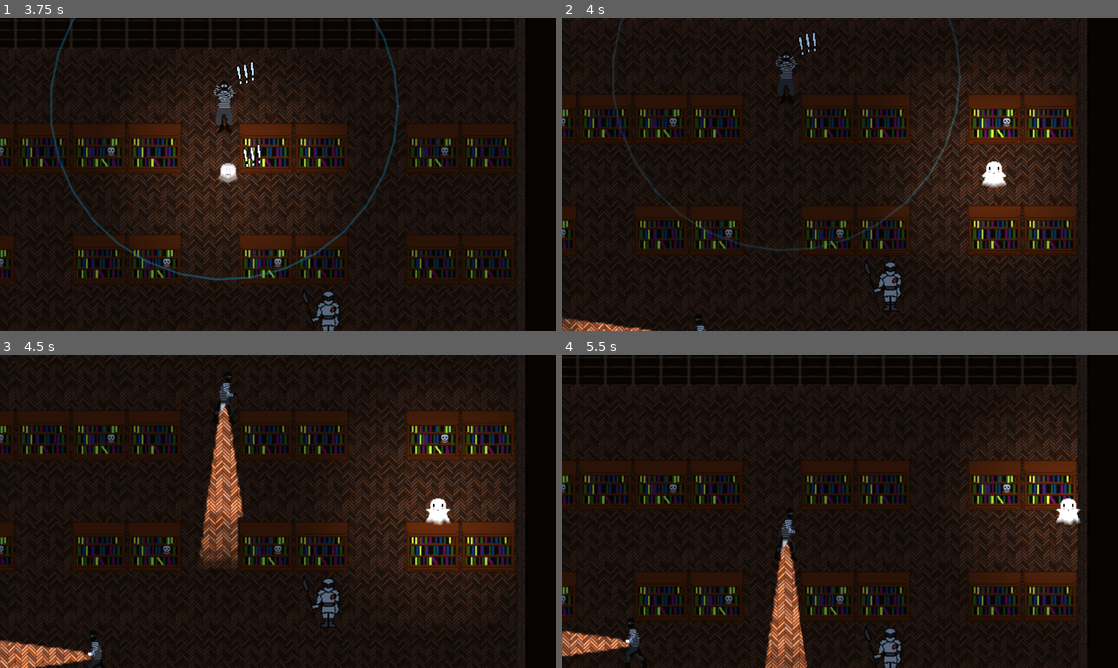
Above: before the commit, frames 1-4 (two rows, left to right).
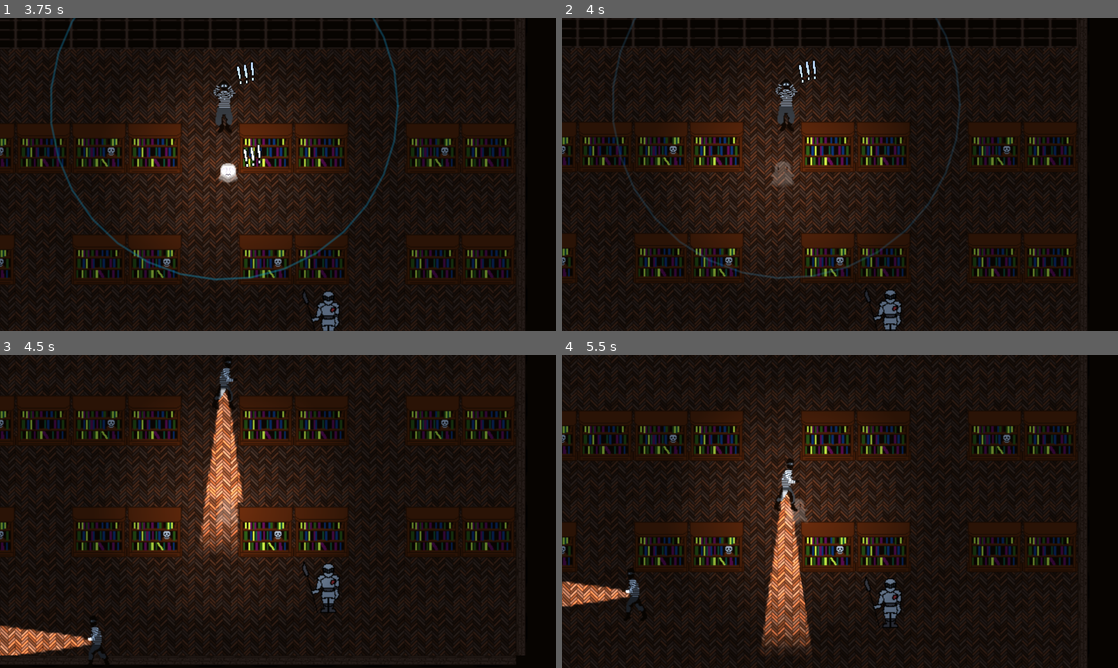
Above: after the commit, the same moments.

Repository: Kurogamu/ghost-story
Game: Godot game, scene res://scenes/game.tscn
The game is run twice, just before and just after one commit, with the same random seed, the same clock (stepped at 60 frames per second) and the same inputs.
Inputs:
- Up to frame 1 (3.75 s): hold Space (interact) 0.53-1.28 s; hold Up (move_up) 0.53-2.03 s; tap Space (interact) at 1.35, 2.85 s; hold Space (interact) 2.03-2.78 s; hold Left (move_left) 2.03-3.53 s; hold Down (move_down) from 3.53 s (still down); hold Space (interact) from 3.53 s (still down)
- Up to frame 2 (4 s): keep holding Down (move_down); keep holding Space (interact)
- Up to frame 3 (4.5 s): release Down (move_down) at 4.28 s; release Space (interact) at 4.28 s; hold Right (move_right) from 4.28 s (still down); tap Space (interact) at 4.35 s
- Up to frame 4 (5.5 s): release Right (move_right) at 5.03 s; hold Up (move_up) from 5.03 s (still down); hold Space (interact) from 5.03 s (still down)

Frame 1 is identical in both runs. In frame 2, 28% of the frame differs, in the area x 0-93%, y 0-100%; in frame 3, 29%, in the area x 0-95%, y 0-100%; in frame 4, 29%.

Commit message:
Make ghost invisible under certain conditions

Diff:
--- a/scenes/ghost_character.tscn
+++ b/scenes/ghost_character.tscn
@@ -167,7 +167,10 @@
 shape = SubResource("CircleShape2D_hq16e")
 
 [node name="ReactionSprite" type="AnimatedSprite2D" parent="."]
-visible = false
 position = Vector2(30, -20)
 scale = Vector2(0.5, 0.5)
 sprite_frames = ExtResource("4_3fdp2")
+
+[node name="InvisibilityTimeout" type="Timer" parent="."]
+wait_time = 2.0
+one_shot = true
--- a/scripts/game.gd
+++ b/scripts/game.gd
@@ -20,7 +20,6 @@
 		node.chaser_exit.connect(_on_interactable_exit)
 		node.light_enter.connect(_on_chaser_light_enter)
 		node.get_node("SoundWave").heard.connect(_on_heard)
-
 
 		%Camera/AnimationPlayer.play("camera_zoom_out")
 
--- a/scripts/ghost_character.gd
+++ b/scripts/ghost_character.gd
@@ -6,19 +6,20 @@
 @export var start_pos: Vector2 = Vector2(0, 0)
 const IS_MAIN = true
 
-enum States {IDLE, MOVING, POSSESSING, SCARED, SPOOKING}
+enum States {IDLE, INVISIBLE, MOVING, POSSESSING, SCARED, SPOOKING}
 var state: States = States.IDLE
 var last_velocity = Vector2(0,0)
 
 func _ready():
 	$CharSprite.play("idle")
 	$CharSprite.animation_finished.connect(_on_end_animation)
+	$InvisibilityTimeout.connect("timeout", _on_invisibility_end)
 	start_pos = self.position
 
 
 func _physics_process(delta: float) -> void:
 	# Get the input direction and handle the movement/deceleration.
-	if state in [States.IDLE, States.MOVING]:
+	if state in [States.IDLE, States.MOVING, States.INVISIBLE]:
 		var direction := Input.get_vector("move_left", "move_right", "move_up", "move_down")
 
 		var some_x = abs(direction.x) > 0.1
@@ -48,13 +49,36 @@
 
 		move_and_slide()
 
+
+func _set_state(next_state: States) -> void:
+	match next_state:
+		States.POSSESSING:
+			$CharSprite.visible = false
+		States.IDLE:
+			$CharSprite.play("idle")
+			$CharSprite.visible = true
+		States.SCARED:
+			$CharSprite.play("scared")
+			$ReactionSprite.visible = true
+			$ReactionSprite.play("spooked")
+		States.SPOOKING:
+			$CharSprite.play("spooking")
+			$ReactionSprite.visible = true
+			$ReactionSprite.play("boo")
+		States.INVISIBLE:
+			$CharSprite.visible = true # Ironic right?
+			$CharSprite.play("idle")
+			self.set_modulate(Color(1.0, 1.0, 1.0, 0.2))
+			$InvisibilityTimeout.start()
+
+	state = next_state
+
+
 func set_possessing(do_possess: bool) -> void:
 	if do_possess:
-		state = States.POSSESSING
-		$CharSprite.visible = false
+		_set_state(States.POSSESSING)
 	else:
-		state = States.IDLE
-		$CharSprite.visible = true
+		_set_state(States.INVISIBLE)
 
 
 func get_possessing() -> bool:
@@ -62,32 +86,28 @@
 
 
 func scare() -> void:
-	if state != States.SCARED:
-		state = States.SCARED
-		$CharSprite.play("scared")
-		$ReactionSprite.visible = true
-		$ReactionSprite.play("spooked")
+	if state not in [States.SCARED, States.INVISIBLE]:
+		_set_state(States.SCARED)
 
 
 func spook() -> void:
 	if state in [States.IDLE, States.MOVING]:
-		state = States.SPOOKING
-		$CharSprite.play("spooking")
-		$ReactionSprite.visible = true
-		$ReactionSprite.play("boo")
+		_set_state(States.SPOOKING)
 
 
 func get_hidden() -> bool:
-	return state in [States.SCARED, States.POSSESSING]
+	return state in [States.SCARED, States.POSSESSING, States.INVISIBLE]
 
 
 func _on_end_animation():
-	$ReactionSprite.visible = false
 	match state:
 		States.SCARED:
-			self.position = start_pos
-			state = States.IDLE
-			$CharSprite.play("idle")
+			$ReactionSprite.visible = false
+			_set_state(States.INVISIBLE)
 		States.SPOOKING:
-			state = States.IDLE
-			$CharSprite.play("idle")
+			_set_state(States.IDLE)
+
+
+func _on_invisibility_end():
+	self.set_modulate(Color(1.0, 1.0, 1.0, 1.0))
+	_set_state(States.IDLE)
